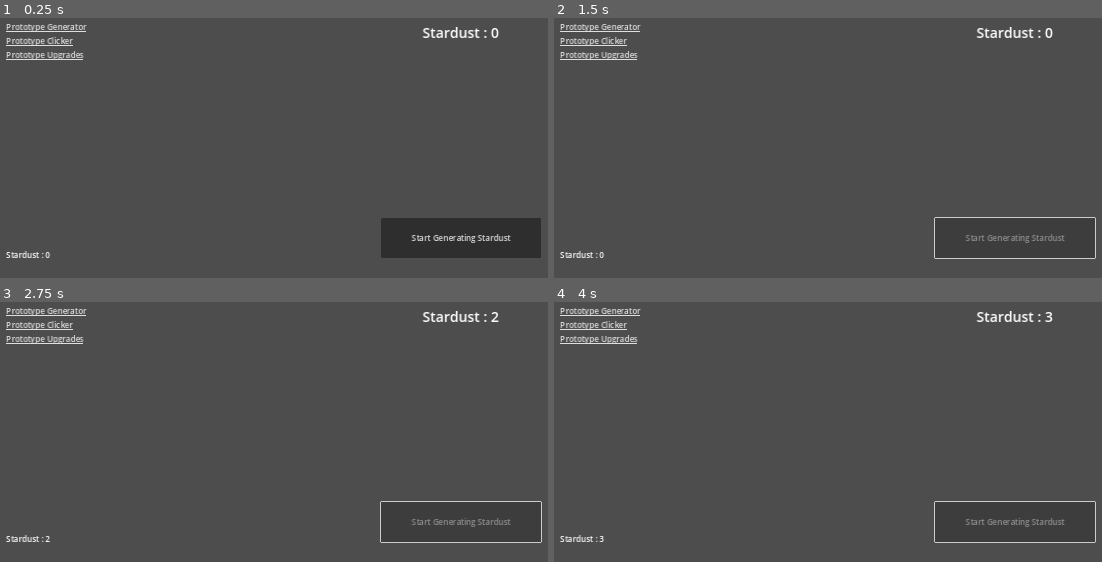
Above: before the commit, frames 1-4 (two rows, left to right).
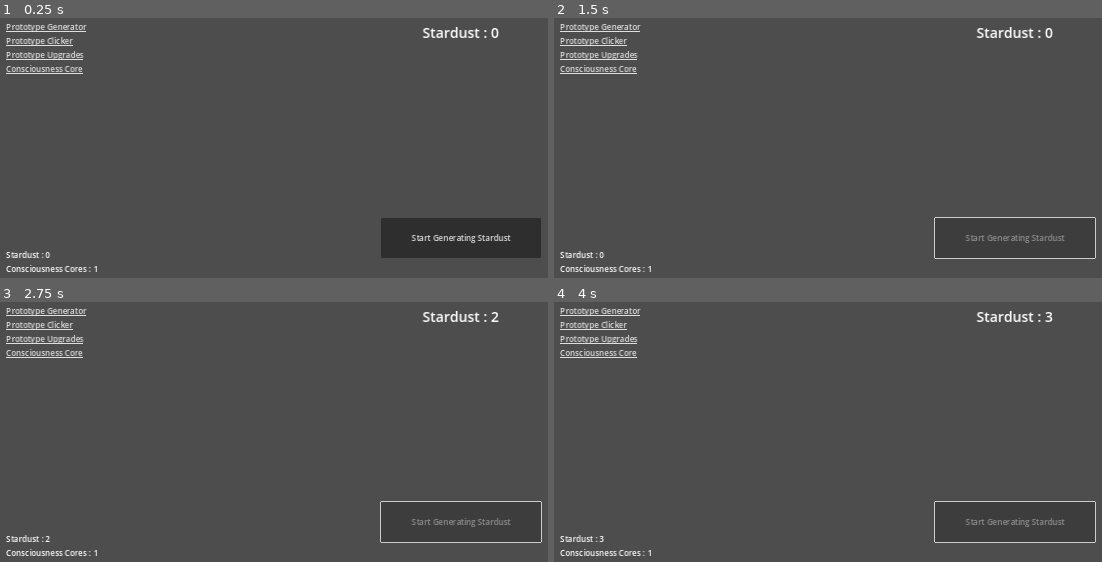
Above: after the commit, the same moments.

Repository: ZibelineDev/project_stardust_yt
Game: Godot game, scene res://scenes/game/game.tscn
Same seed, same stepped clock (60 frames per second), same inputs: the game is played once before the commit and once after it.
Inputs:
- Up to frame 1 (0.25 s): no input
- Up to frame 2 (1.5 s): click "Start Generating Stardust" at 0.5 s; tap Enter at 1.25 s
- Up to frame 3 (2.75 s): tap Space at 2 s
- Up to frame 4 (4 s): tap Enter at 2.75 s; tap Space at 3.5 s

The runs differ from the first frame. In frame 1, 0.5% of the frame differs, in the area x 1-18%, y 18-98%; in frame 2, 0.5%; in frame 3, 0.5%; in frame 4, 0.5%.

Commit message:
✨ Creating a new resource (consciousness core)

Diff:
--- a/scenes/game/game.tscn
+++ b/scenes/game/game.tscn
@@ -1,8 +1,9 @@
-[gd_scene load_steps=4 format=3 uid="uid://clfmkhvxqmbce"]
+[gd_scene load_steps=5 format=3 uid="uid://clfmkhvxqmbce"]
 
 [ext_resource type="Script" path="res://scenes/game/game.gd" id="1_ns8dq"]
 [ext_resource type="PackedScene" uid="uid://cjymagdl32vwk" path="res://scenes/user_interface/user_interface.tscn" id="2_2yt11"]
 [ext_resource type="Script" path="res://scripts/handlers/handler_stardust.gd" id="2_6k8n8"]
+[ext_resource type="Script" path="res://scripts/handlers/handler_consciousness_core.gd" id="3_oltp2"]
 
 [node name="Game" type="Node"]
 script = ExtResource("1_ns8dq")
@@ -12,6 +13,9 @@
 [node name="Stardust" type="Node" parent="Handlers"]
 script = ExtResource("2_6k8n8")
 
+[node name="ConsciousnessCore" type="Node" parent="Handlers"]
+script = ExtResource("3_oltp2")
+
 [node name="SaveTimer" type="Timer" parent="."]
 wait_time = 5.0
 autostart = true
--- /dev/null
+++ b/scenes/user_interface/consciousness_core_label.gd
@@ -0,0 +1,15 @@
+class_name LabelConsciousnessCore
+extends Label
+## Displays the current amount of consciousness core available.
+
+
+## Connecting signals.
+func _ready() -> void:
+	update_text()
+	HandlerConsciousnessCore.ref.consciousness_core_created.connect(update_text)
+	HandlerConsciousnessCore.ref.consciousness_core_consumed.connect(update_text)
+
+
+## Updates the text the reflect the current amount of stardust.
+func update_text(_quantity : int = -1) -> void:
+	text = "Consciousness Cores : %s" %HandlerConsciousnessCore.ref.consciousness_core()
--- a/scenes/user_interface/user_interface.gd
+++ b/scenes/user_interface/user_interface.gd
@@ -8,6 +8,7 @@
 	PROTOTYPE_GENERATOR,
 	PROTOTYPE_CLICKER,
 	PROTOTYPE_UPGRADES,
+	CONSCIOUSNESS_CORE,
 }
 
 ## Emitted when something requested navigation. Includes the view target.
@@ -27,3 +28,8 @@
 ## Triggered when the prototype upgrades link is clicked.
 func _on_prototype_upgrades_link_pressed() -> void:
 	navigation_requested.emit(Views.PROTOTYPE_UPGRADES)
+
+
+## Triggered when the Consciousness Core link is clicked.
+func _on_consciousness_core_link_pressed() -> void:
+	navigation_requested.emit(Views.CONSCIOUSNESS_CORE)
--- a/scenes/user_interface/user_interface.tscn
+++ b/scenes/user_interface/user_interface.tscn
@@ -1,10 +1,12 @@
-[gd_scene load_steps=6 format=3 uid="uid://cjymagdl32vwk"]
+[gd_scene load_steps=8 format=3 uid="uid://cjymagdl32vwk"]
 
 [ext_resource type="Script" path="res://scenes/user_interface/user_interface.gd" id="1_ls8lu"]
 [ext_resource type="PackedScene" uid="uid://d0l2xk3s1uftw" path="res://scenes/prototypes/generator/prototype_generator.tscn" id="1_vmtxp"]
 [ext_resource type="Script" path="res://scenes/user_interface/stardust_label.gd" id="2_yotpx"]
+[ext_resource type="Script" path="res://scenes/user_interface/consciousness_core_label.gd" id="3_qs86n"]
 [ext_resource type="PackedScene" uid="uid://dj748bsni0nws" path="res://scenes/prototypes/clicker/prototype_clicker.tscn" id="3_tufrj"]
 [ext_resource type="PackedScene" uid="uid://my3lnkp5orop" path="res://scenes/prototypes/upgrades/prototype_upgrades.tscn" id="5_3qyw8"]
+[ext_resource type="PackedScene" uid="uid://1xut3pux3wny" path="res://scenes/views/consciousness_core/consciousness_core_view.tscn" id="6_meoh3"]
 
 [node name="UserInterface" type="Control"]
 layout_mode = 3
@@ -66,6 +68,10 @@
 layout_mode = 2
 text = "Prototype Upgrades"
 
+[node name="ConsciousnessCoreLink" type="LinkButton" parent="HBoxContainer/LeftPanel/VBoxContainer/Navigator/MarginContainer/VBoxContainer"]
+layout_mode = 2
+text = "Consciousness Core"
+
 [node name="MarginContainer" type="MarginContainer" parent="HBoxContainer/LeftPanel/VBoxContainer"]
 layout_mode = 2
 theme_override_constants/margin_left = 16
@@ -98,6 +104,10 @@
 text = "Stardust : 15"
 script = ExtResource("2_yotpx")
 
+[node name="ConsciousnessCoreLabel" type="Label" parent="HBoxContainer/LeftPanel/VBoxContainer/Resources/MarginContainer/VBoxContainer"]
+layout_mode = 2
+script = ExtResource("3_qs86n")
+
 [node name="MarginContainer" type="MarginContainer" parent="HBoxContainer"]
 layout_mode = 2
 theme_override_constants/margin_top = 16
@@ -126,6 +136,13 @@
 user_interface = NodePath("../../..")
 view = 2
 
+[node name="ConsciousnessCoreView" parent="HBoxContainer/MainView" node_paths=PackedStringArray("user_interface") instance=ExtResource("6_meoh3")]
+visible = false
+layout_mode = 1
+user_interface = NodePath("../../..")
+view = 3
+
 [connection signal="pressed" from="HBoxContainer/LeftPanel/VBoxContainer/Navigator/MarginContainer/VBoxContainer/PrototypeGeneratorLink" to="." method="_on_prototype_generator_link_pressed"]
 [connection signal="pressed" from="HBoxContainer/LeftPanel/VBoxContainer/Navigator/MarginContainer/VBoxContainer/PrototypeClickerLink" to="." method="_on_prototype_clicker_link_pressed"]
 [connection signal="pressed" from="HBoxContainer/LeftPanel/VBoxContainer/Navigator/MarginContainer/VBoxContainer/PrototypeUpgradesLink" to="." method="_on_prototype_upgrades_link_pressed"]
+[connection signal="pressed" from="HBoxContainer/LeftPanel/VBoxContainer/Navigator/MarginContainer/VBoxContainer/ConsciousnessCoreLink" to="." method="_on_consciousness_core_link_pressed"]
--- /dev/null
+++ b/scenes/views/consciousness_core/consciousness_core_view.gd
@@ -0,0 +1,9 @@
+class_name ViewConsciousnessCore
+extends View
+## View displaying the upgrades purchasable with Consciousness Cores.
+
+
+## Initialize visibility.
+func _ready() -> void:
+	super()
+	visible = false
--- /dev/null
+++ b/scenes/views/consciousness_core/consciousness_core_view.tscn
@@ -0,0 +1,28 @@
+[gd_scene load_steps=2 format=3 uid="uid://1xut3pux3wny"]
+
+[ext_resource type="Script" path="res://scenes/views/consciousness_core/consciousness_core_view.gd" id="1_e3vlj"]
+
+[node name="ConsciousnessCoreView" type="Control"]
+layout_mode = 3
+anchors_preset = 15
+anchor_right = 1.0
+anchor_bottom = 1.0
+grow_horizontal = 2
+grow_vertical = 2
+script = ExtResource("1_e3vlj")
+
+[node name="Label" type="Label" parent="."]
+layout_mode = 1
+anchors_preset = 8
+anchor_left = 0.5
+anchor_top = 0.5
+anchor_right = 0.5
+anchor_bottom = 0.5
+offset_left = -20.0
+offset_top = -11.5
+offset_right = 20.0
+offset_bottom = 11.5
+grow_horizontal = 2
+grow_vertical = 2
+theme_type_variation = &"HeaderLarge"
+text = "Consciousness Core View"
--- a/scripts/data/data.gd
+++ b/scripts/data/data.gd
@@ -5,5 +5,8 @@
 
 ## Current amount of stardust available.
 @export var stardust : int = 0
+## Current amount of consciousness cores available.
+@export var consciousness_core : int = 1
+
 ## Upgrade 01 Clicker Upgrade Level.
 @export var up_01_level : int = 0
--- a/scripts/data/save_system.gd
+++ b/scripts/data/save_system.gd
@@ -4,7 +4,7 @@
 ## Path of the file we want to save & load.
 const PATH : String = "user://save.tres"
 ## Whether or not we should load the game.
-const SHOULD_LOAD : bool = true
+const SHOULD_LOAD : bool = false
 
 
 ## Save Game.ref.data object in a save file.
--- /dev/null
+++ b/scripts/handlers/handler_consciousness_core.gd
@@ -0,0 +1,43 @@
+class_name HandlerConsciousnessCore
+extends Node
+## Manages Consciousness Cores and related signals.
+
+## Singleton reference.
+static var ref : HandlerConsciousnessCore
+
+
+## Singleton check.
+func _enter_tree() -> void:
+	if not ref:
+		ref = self
+		return
+
+	queue_free()
+
+
+## Emitted when Consciousness Cores are created.
+signal consciousness_core_created(quantity : int)
+## Emitted  when Consciousness Cores are consumed.
+signal consciousness_core_consumed(quantity : int)
+
+
+## Get the current amount of Consciousness Cores.
+func consciousness_core() -> int:
+	return Game.ref.data.consciousness_core
+
+
+## Create a specific amount of Consciousness Cores.
+func create_consciousness_core(quantity : int) -> void:
+	Game.ref.data.consciousness_core += quantity
+	consciousness_core_created.emit(quantity)
+
+
+## Consume a specific amount of Consciousness Cores.
+func consume_consciousness_core(quantity : int) -> Error:
+	if quantity > Game.ref.data.consciousness_core:
+		return Error.FAILED
+
+	Game.ref.data.consciousness_core -= quantity
+	consciousness_core_consumed.emit(quantity)
+
+	return Error.OK
